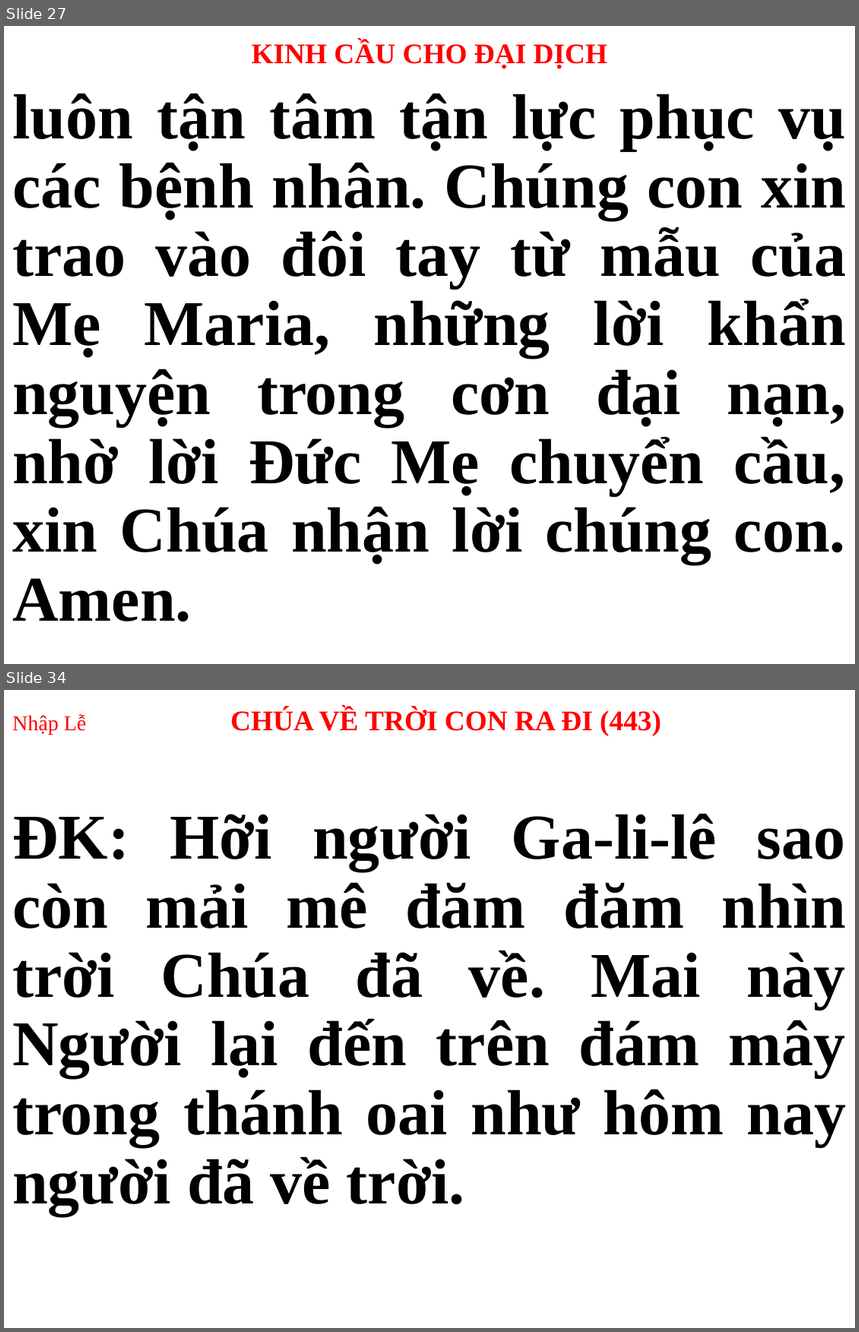
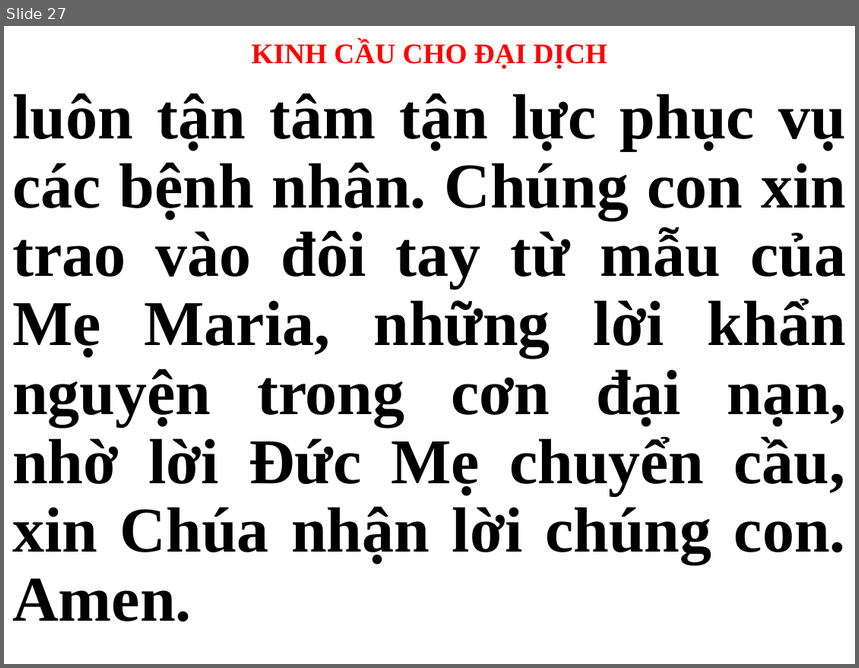
Before and after one commit to peteranh99/usb-songs, a slide deck: CN.pptx. Shown one above the other, each under a label of ours: slides 27 and 34 before the commit, slide 27 after it; the slides between them are not shown. The pictures are 859x1332 and 859x668 pixels, drawn with LibreOffice and Linux fonts; fonts in the diff are those of the drawing. Boxes give left, top, right and bottom in pixels: in the first picture for what was removed or moved away, otherwise in the second. Text is boxed around its words. In the diff, an @@ line names an element or a change of style, - is before the commit and + after.

```diff
--- a/CN.pptx
+++ b/CN.pptx
@@ slide 34 removed at bbox=[4, 690, 855, 1328], background #FFFFFF @@
@@ title removed at bbox=[12, 708, 661, 736] @@
-Nhập Lễ CHÚA VỀ TRỜI CON RA ĐI (443)
@@ subtitle removed at bbox=[12, 813, 847, 1215] @@
-ĐK: Hỡi người Ga-li-lê sao còn mải mê đăm đăm nhìn trời Chúa đã về. Mai này Người lại đến trên đám mây trong thánh oai như hôm nay người đã về trời.
```
Also in this commit, not shown: 28 other slides changed, 53 slides added, 38 other slides removed, 2 other files.
